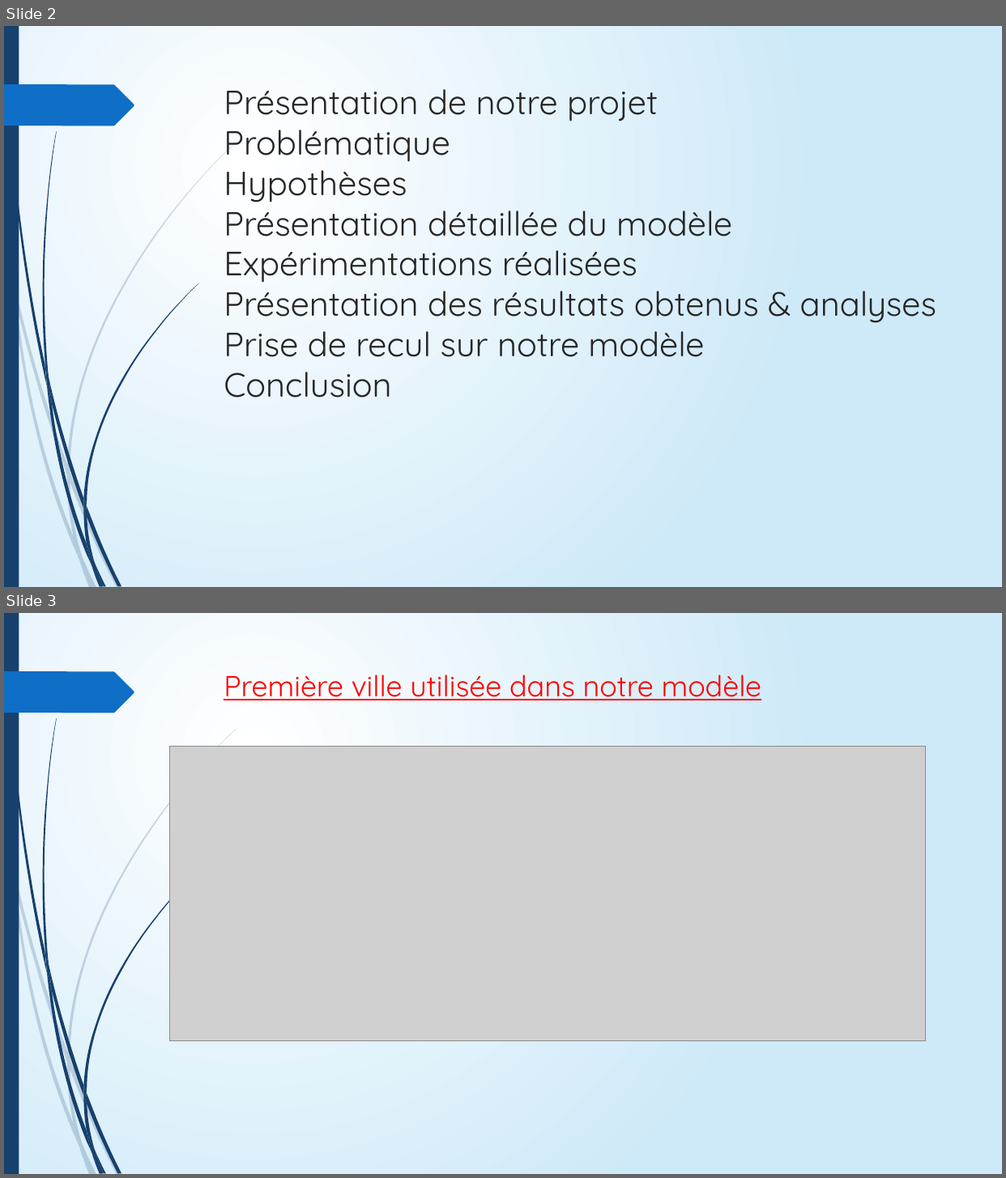
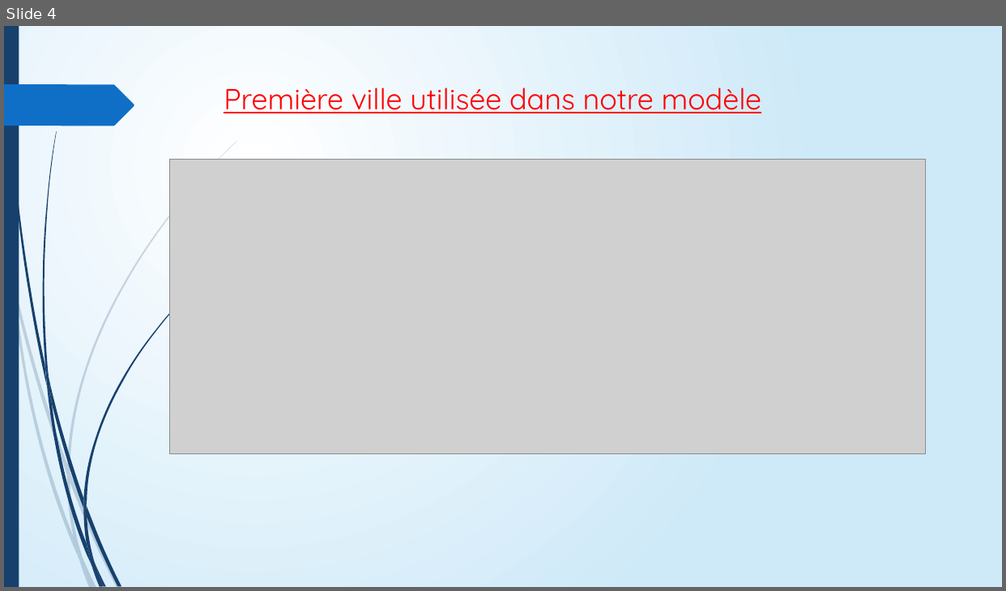
Before and after one commit to ARE-DYNAMIC-2021-2022-G1/roadTraffic, a slide deck: ROAD TRAFFIC SIMULATION.pptx. Shown one above the other, each under a label of ours: slides 2 and 3 before the commit, slide 4 after it. The pictures are 1006x1178 and 1006x591 pixels, drawn with LibreOffice and Linux fonts; fonts in the diff are those of the drawing; grey boxes stand for pictures. Boxes give left, top, right and bottom in pixels: in the first picture for what was removed or moved away, otherwise in the second. Text is boxed around its words. In the diff, an @@ line names an element or a change of style, - is before the commit and + after.

```diff
--- a/ROAD TRAFFIC SIMULATION.pptx
+++ b/ROAD TRAFFIC SIMULATION.pptx
@@ slide 2 removed at <box>4,26,1002,587</box>, background gradient #FFFFFF to #CEEAF9; not listed: 24 template elements that a slide beside it also shows @@
@@ title removed at <box>224,89,936,398</box> @@
-Présentation de notre projet
-Problématique
-Hypothèses
-Présentation détaillée du modèle
-Expérimentations réalisées
-Présentation des résultats obtenus & analyses
-Prise de recul sur notre modèle
-Conclusion
@@ what was slide 3 is now slide 4 @@
```
Also in this commit, not shown: 3 slides changed, 5 slides added, 2 other slides removed.
